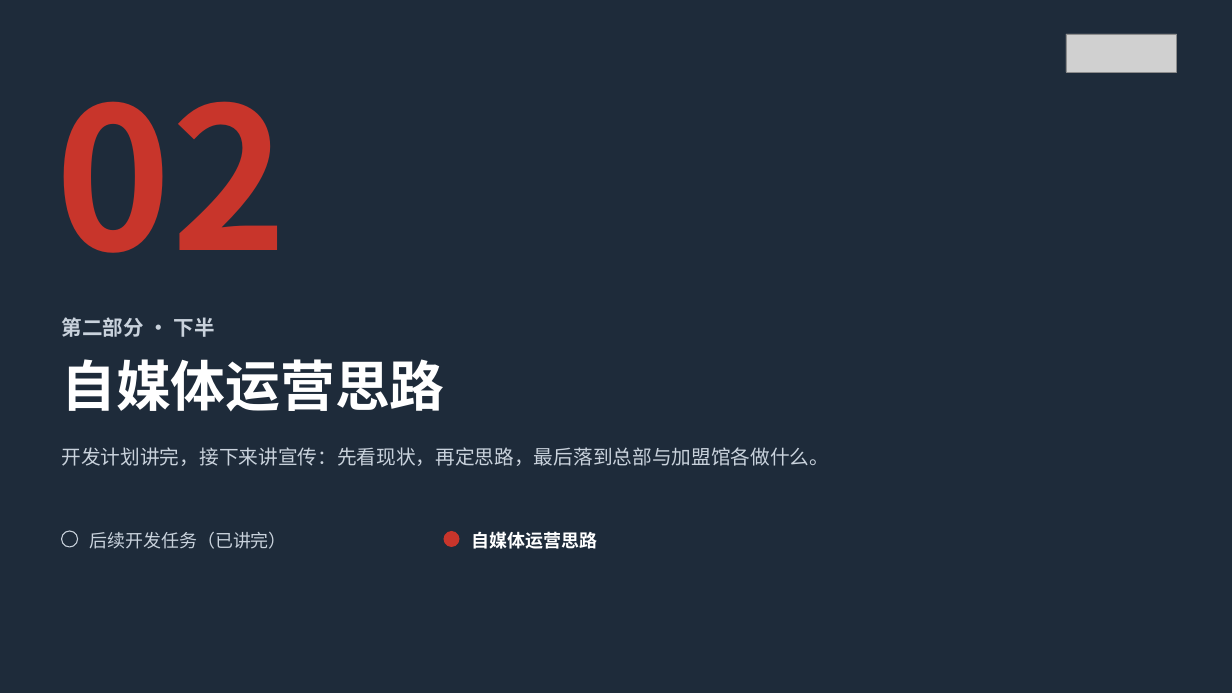
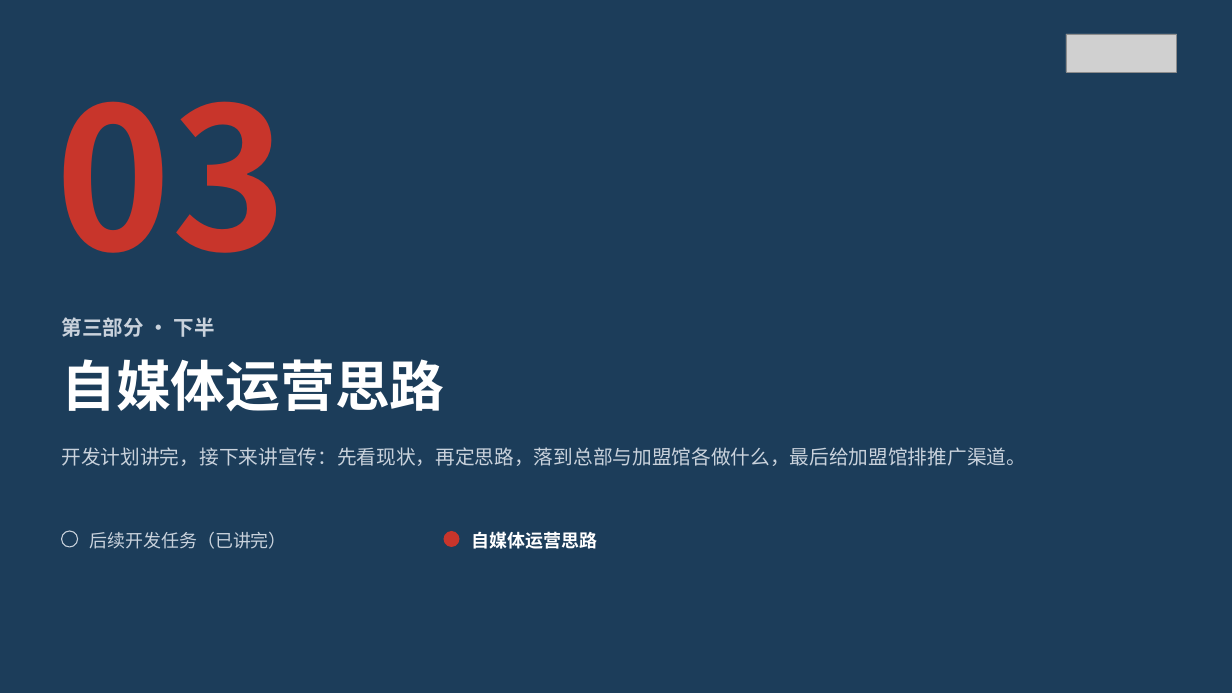
Before and after one commit to wuwenjia6498/laojohn-lesson-plan, a slide deck: slide 19 of 写作课相关宣传文件/国庆后宣讲/1-国庆后宣讲-主宣讲.pptx (slide 12 before the commit). Drawn at 1232x693 pixels with LibreOffice and Linux fonts; fonts in the diff are those of the drawing; grey boxes stand for pictures. Boxes give left, top, right and bottom in pixels: in the first picture for what was removed or moved away, otherwise in the second. Text is boxed around its words. In the diff, an @@ line names an element or a change of style, - is before the commit and + after.

```diff
--- a/写作课相关宣传文件/国庆后宣讲/1-国庆后宣讲-主宣讲.pptx
+++ b/写作课相关宣传文件/国庆后宣讲/1-国庆后宣讲-主宣讲.pptx
@@ background #1E2B3A to #1C3D5A @@
@@ text at [55, 101, 287, 253]: text changed @@
-02
+03
@@ text at [62, 317, 215, 337]: text changed @@
-第二部分 · 下半
+第三部分 · 下半
@@ text at [62, 447, 1026, 466]: text changed @@
-开发计划讲完，接下来讲宣传：先看现状，再定思路，最后落到总部与加盟馆各做什么。
+开发计划讲完，接下来讲宣传：先看现状，再定思路，落到总部与加盟馆各做什么，最后给加盟馆排推广渠道。
```
Also in this commit, not shown: 20 other slides changed, 4 slides added, 1 slide removed, 3 other files.
